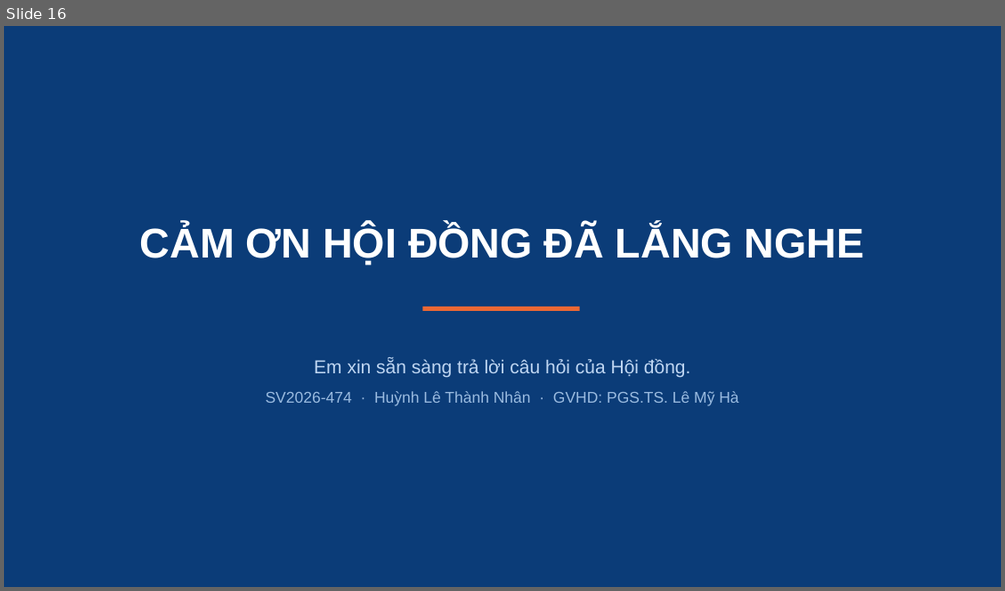
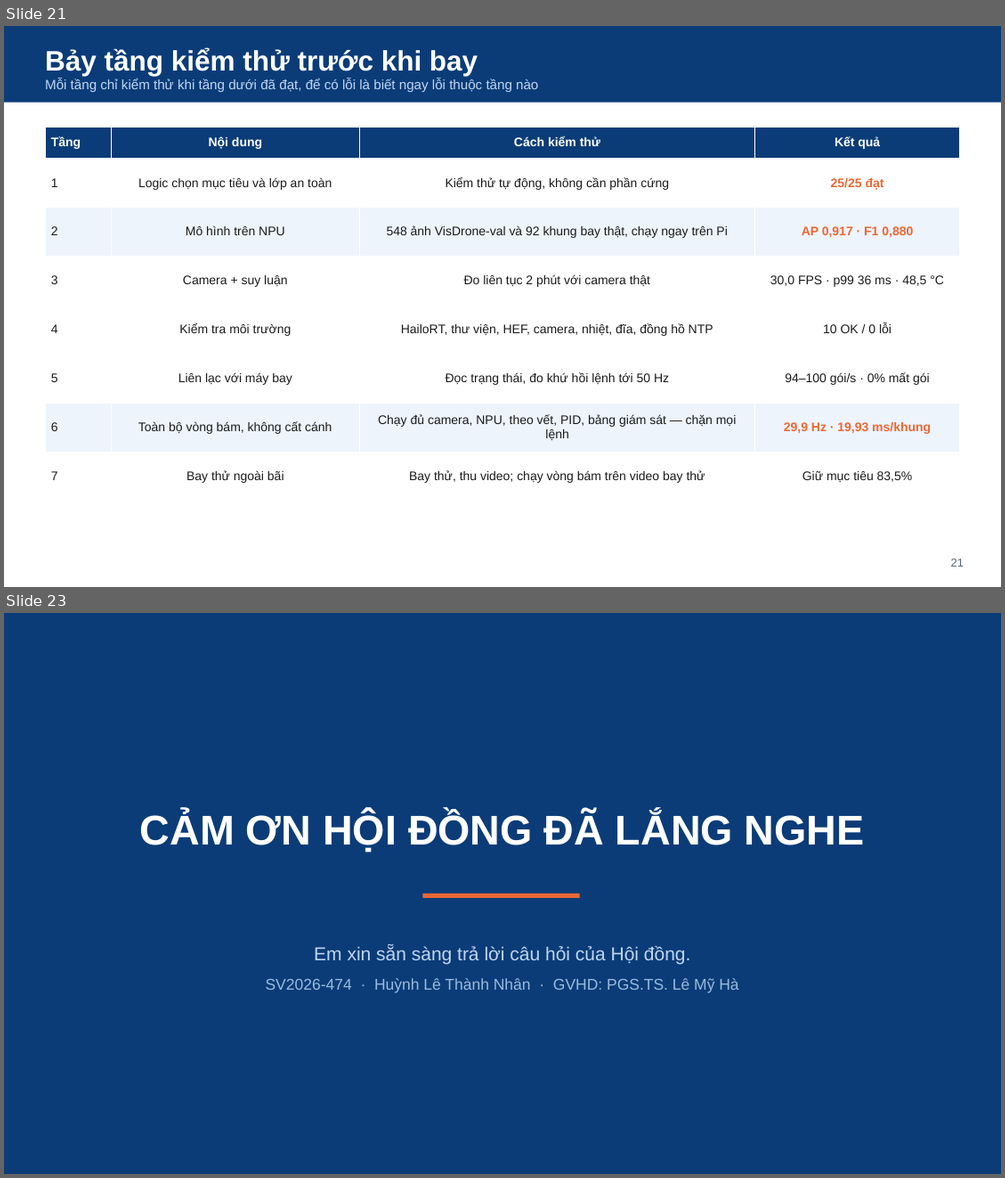
Before and after one commit to NhanHuynh2006/Drone_Following, a slide deck: nckh_SV2026-474/slides/SteadyDet-N_nghiem_thu.pptx. Shown one above the other, each under a label of ours: slide 16 before the commit, slides 21 and 23 after it; the slides between them are not shown. The pictures are 1005x591 and 1005x1178 pixels, drawn with LibreOffice and Linux fonts; fonts in the diff are those of the drawing. Boxes give left, top, right and bottom in pixels: in the first picture for what was removed or moved away, otherwise in the second. Text is boxed around its words. In the diff, an @@ line names an element or a change of style, - is before the commit and + after.

```diff
--- a/nckh_SV2026-474/slides/SteadyDet-N_nghiem_thu.pptx
+++ b/nckh_SV2026-474/slides/SteadyDet-N_nghiem_thu.pptx
@@ slide 21 added at [4,26,1001,587], background #FFFFFF @@
@@ rectangle added at [4,26,1001,103], fill #0B3C78, 13 pt, text #BFD6F2 @@
+Bảy tầng kiểm thử trước khi bay
+Mỗi tầng chỉ kiểm thử khi tầng dưới đã đạt, để có lỗi là biết ngay lỗi thuộc tầng nào
@@ table added at [45,127,960,501], 8 rows, 4 columns @@
+Tầng | Nội dung | Cách kiểm thử | Kết quả
+1 | Logic chọn mục tiêu và lớp an toàn | Kiểm thử tự động, không cần phần cứng | 25/25 đạt
+2 | Mô hình trên NPU | 548 ảnh VisDrone-val và 92 khung bay thật, chạy ngay trên Pi | AP 0,917 · F1 0,880
+3 | Camera + suy luận | Đo liên tục 2 phút với camera thật | 30,0 FPS · p99 36 ms · 48,5 °C
+4 | Kiểm tra môi trường | HailoRT, thư viện, HEF, camera, nhiệt, đĩa, đồng hồ NTP | 10 OK / 0 lỗi
+5 | Liên lạc với máy bay | Đọc trạng thái, đo khứ hồi lệnh tới 50 Hz | 94–100 gói/s · 0% mất gói
+6 | Toàn bộ vòng bám, không cất cánh | Chạy đủ camera, NPU, theo vết, PID, bảng giám sát — chặn mọi lệnh | 29,9 Hz · 19,93 ms/khung
+7 | Bay thử ngoài bãi | Bay thử, thu video; chạy vòng bám trên video bay thử | Giữ mục tiêu 83,5%
@@ text added at [951,558,963,566], 11 pt, text #5A6472 @@
+21
@@ what was slide 16 is now slide 23 @@
```
Also in this commit, not shown: 11 slides changed, 6 other slides added, 6 other files.
